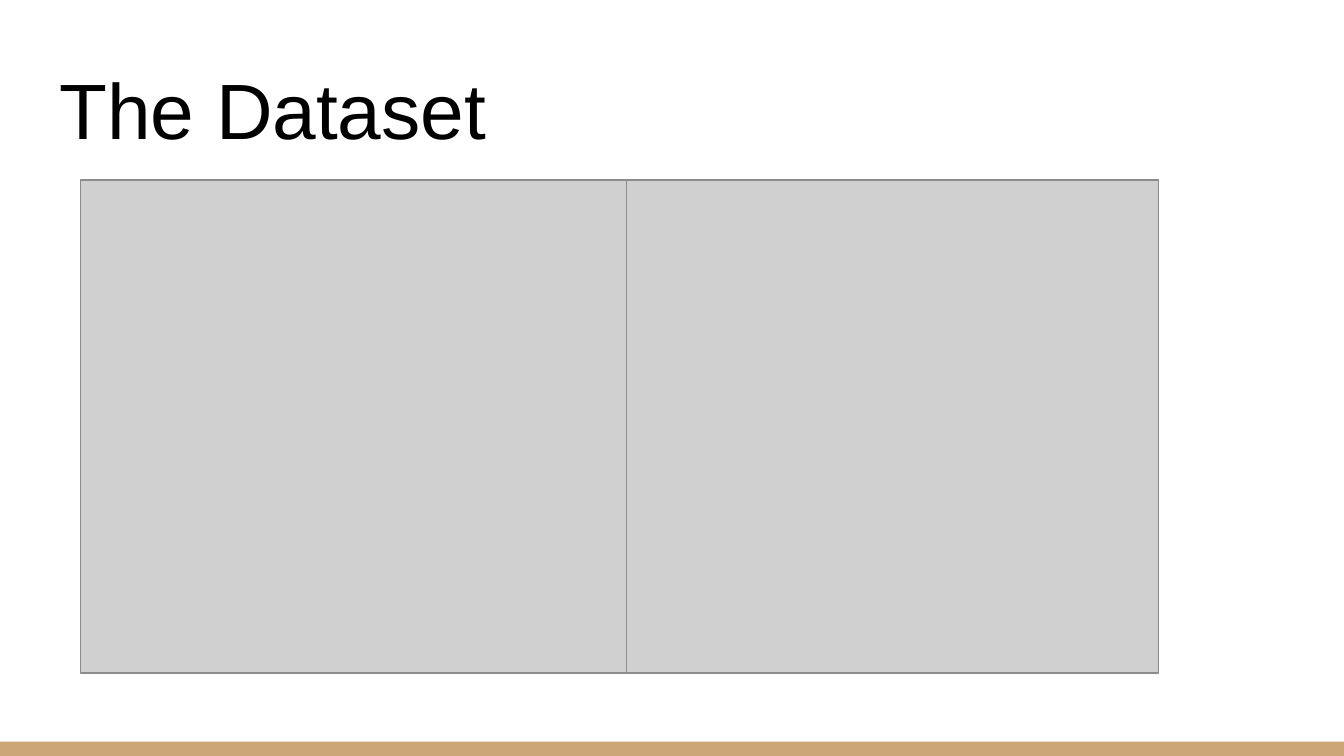
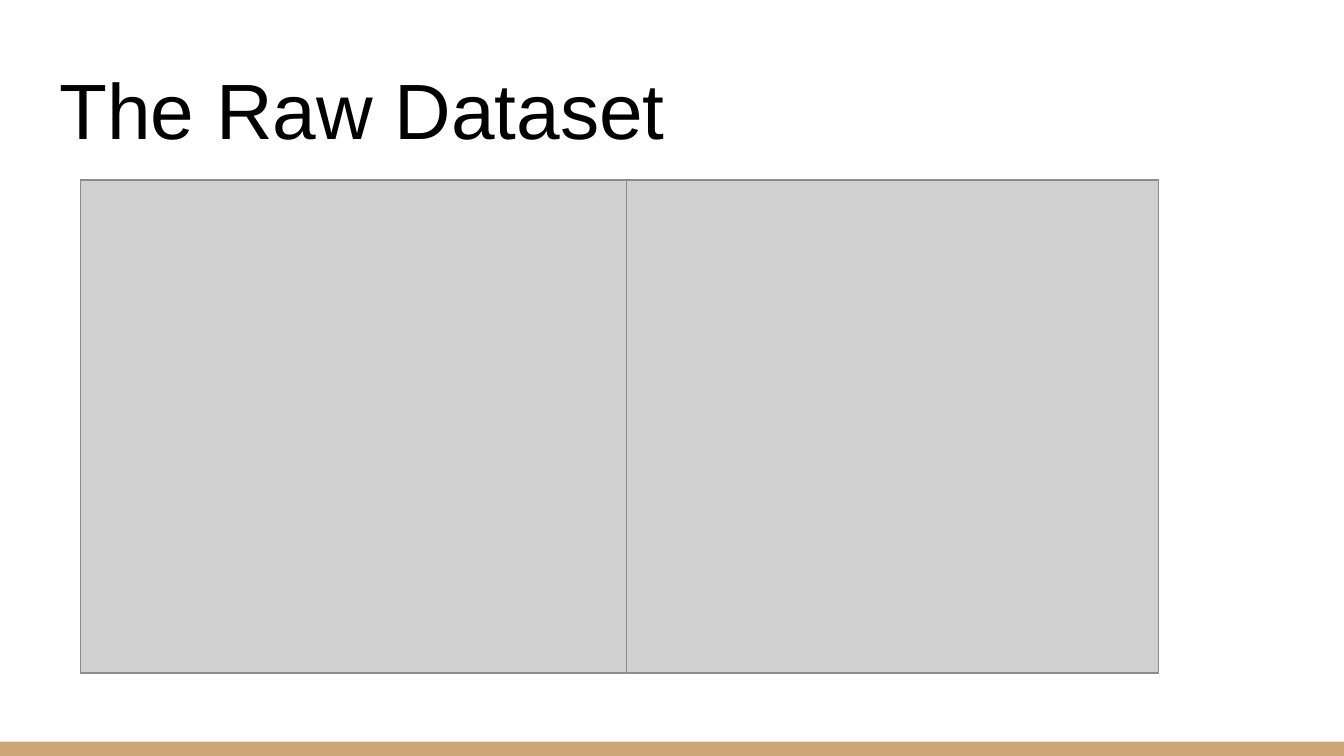
Before and after one commit to nicholaishaw/fraud-detection-project, a slide deck: slide 4 of powerpoint-presentation/Fraud Detection Project.pptx. Drawn at 1344x756 pixels with LibreOffice and Linux fonts; fonts in the diff are those of the drawing; grey boxes stand for pictures. Boxes give left, top, right and bottom in pixels: in the first picture for what was removed or moved away, otherwise in the second. Text is boxed around its words. In the diff, an @@ line names an element or a change of style, - is before the commit and + after.

```diff
--- a/powerpoint-presentation/Fraud Detection Project.pptx
+++ b/powerpoint-presentation/Fraud Detection Project.pptx
@@ title at <box>59,82,665,140</box>: text changed @@
-The Dataset
+The Raw Dataset
```
Also in this commit, not shown: 7 other slides changed, 4 slides added, 1 slide removed.
